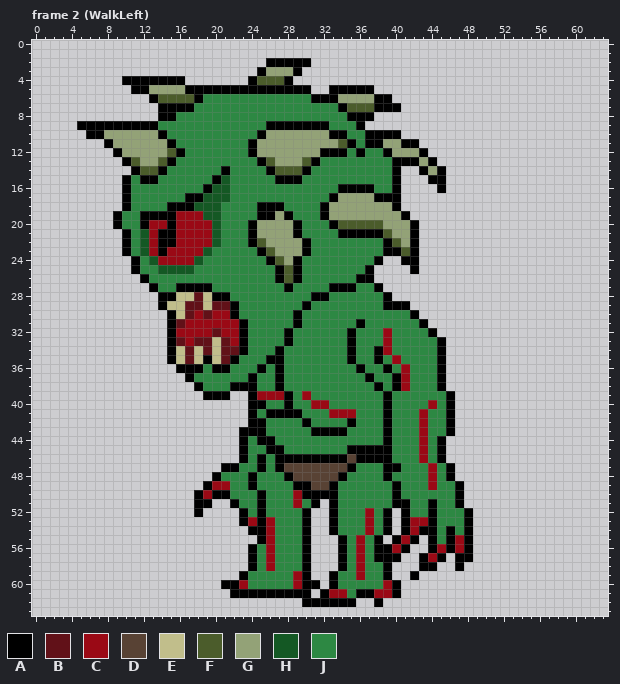
One commit to this pixel-art file: Assets/art/Sprites/Enemy1Aseprite1.aseprite. This is how it looked before the edit.
64x64 pixels, 14 frames. Shown: frame 2 (WalkLeft). The commit also changed other frames, which this record leaves out.
Visible layers, top first: "Zombie/Lhand", "Zombie/Lfoot", "Zombie/head", "Zombie/body", "Zombie/RHand", "Zombie/Rfoot".
Palette (. is transparent): A #000000  B #611118  C #9a0915  D #584234  E #c1be8b  F #4b5c2b  G #93a277  H #145824  J #2d8843
Pixels before, frame 2 (WalkLeft) (only the part around the change), first column x 18:
20 CCHJJJAGGGGAJJJAFFFFFGGGA..
21 CCHJJJAGGGGAJJJJAAAAAFGGA..
22 CCHJJJAFGGGGAJJJJJJJJAFGA..
23 CHJJJJJAFGGGAJJJJJJJJAAFA..
24 HJJJJJJJAFGAJJJJJJJJA..AA..
25 JJJJJJJJJAFAJJJJJJJA....A..
26 JJJJJJJJJAFAJJJJJJAA.......
27 AAJJJJJJJJAJJJJAAAJJA......
28 BEAAJJJJJJJJJAAJJJJJJA.....
29 BEBBAJJJJJJJAJJJJJJJJAAA...
30 CBCCAJJJJJJAJJJJJJJJJJJJA..
31 CCCCCAJJJJJAJJJJJJAJJJJJJA.
32 CCBCCAJJJJAJJJJJJAJJJCJJJJA
33 BBEBCAJJJJAJJJJJJAJJJCJJJJJ
34 EBEBBAJJJAJJJJJJJAJJACJJJJJ
35 EAEBAJJJAAJJJJJJJAJJAJCJJJJ
36 AJAAJJJAJAJJJJJJJJAJJAJCJJJ
37 JJJJJJAJJAJJJJJJJJJAJJACJJJ
38 AJJJAAAJJAJJJJJJJJJJAJACJJJ
39 .AAA..ACCCAJCJJJJJJJJAJJJJJ
40 ......AAJJAJJCCJJJJJJAJJJJC
41 ......AJAAAAJJJCCCJJJAJJJCJ
42 ......AAJJJJAJJJJAJJJAJJJCJ
43 .....AAAJJJJJAAAAJJJJAJJJCJ
44 .....AJAAJJJJJJJJJJJJAJJJCJ
45 .....AJJAAJJJJJJJAAAAAJJJCJ
46 .....AJAJAAAAAAAADAAAAJJJCJ
47 ...AAJJAJADDDDDDDAJJJAAJJJC
48 ..AJJJAJJJADDDDDAJJJJAJJJJC
49 .ACCJJAJJJJAADDAJJJJJJAJJJC
50 ACAAJJJAJJJCAAAAJJJJJJAJJJJ
51 AA..AJJAJJJCJA.AJJJJJJAAJJA
52 A....AJAJJJJA..AJJJCJA.AJJA
53 .....ACACJJJA..AJJJCJA.ACCA
54 ......AACJJJA..AJJJCJA.ACAA
55 .......ACJJJA...AJCJA.ACA.A
56 ......AJCJJJA...AJCJAACA..A
57 ......AJCJJJA...AJCJAAA..AC
58 ......AJCJJJA...AJCJJA...AA
59 .....AJJJJJCA..AJJCJJA..A..
60 ...AACJJJJJCAA.AJJJJJCA....
61 ....AAAAAAAAA.ACCJAACCA....
62 ............AAAAAA..A......
63 ...........................
Once edited:
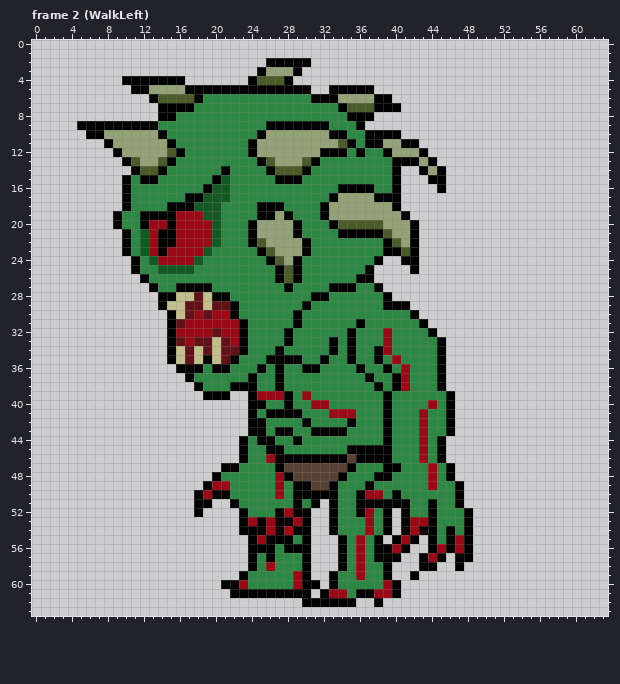
The edit:
Frame 2 (WalkLeft), layers "Zombie/Lhand", "Zombie/body", "Zombie/RHand":
Colour A now appears in row 54 at x 23; in row 55 at x 24.
The author changed colour C to colour A in rows 50 to 51 at x 29; in rows 55 to 57 at x 26.
The author changed colour J to colour A in rows 33 to 34 at x 33; in row 35 at x 28 to 29 and 32; in row 36 at x 30 to 31; in row 43 at x 27 to 28; in row 44 at x 29; in row 48 at x 38.
The author changed colour J to colour A in row 49 at x 37; in row 50 at x 36; in row 51 at x 36 to 39; in row 52 at x 27, 29 and 36; in row 53 at x 27 to 28; in row 54 at x 27 and 29.
The author changed colour J to colour A in row 55 at x 27 to 28; in row 56 at x 25 and 28 to 29.
The author changed colour A to colour C in row 55 at x 25.
The author changed colour J to colour C in row 46 at x 26; in rows 48 to 49 at x 27; in row 50 at x 27 and 37 to 38; in row 52 at x 28; in row 53 at x 29; in row 54 at x 28.
The author changed colour A to colour J in rows 46 to 47 at x 25; in row 48 at x 24; in row 49 at x 24 and 40; in rows 50 to 52 at x 25.
The author cleared colour A in row 43 at x 23.
Changed places in both pictures, as pixel boxes (x1, y1, x2, y2):
changed: (284, 337, 338, 373)
changed: (239, 427, 302, 562)
changed: (356, 472, 401, 517)
